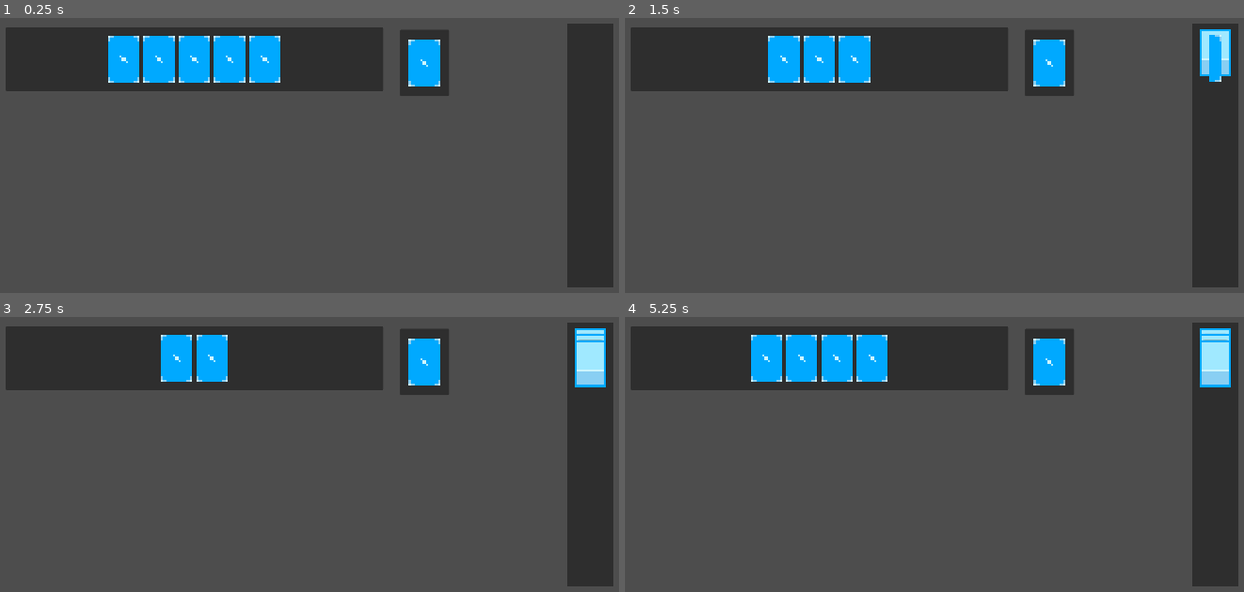
Above: before the commit, frames 1-4 (two rows, left to right).
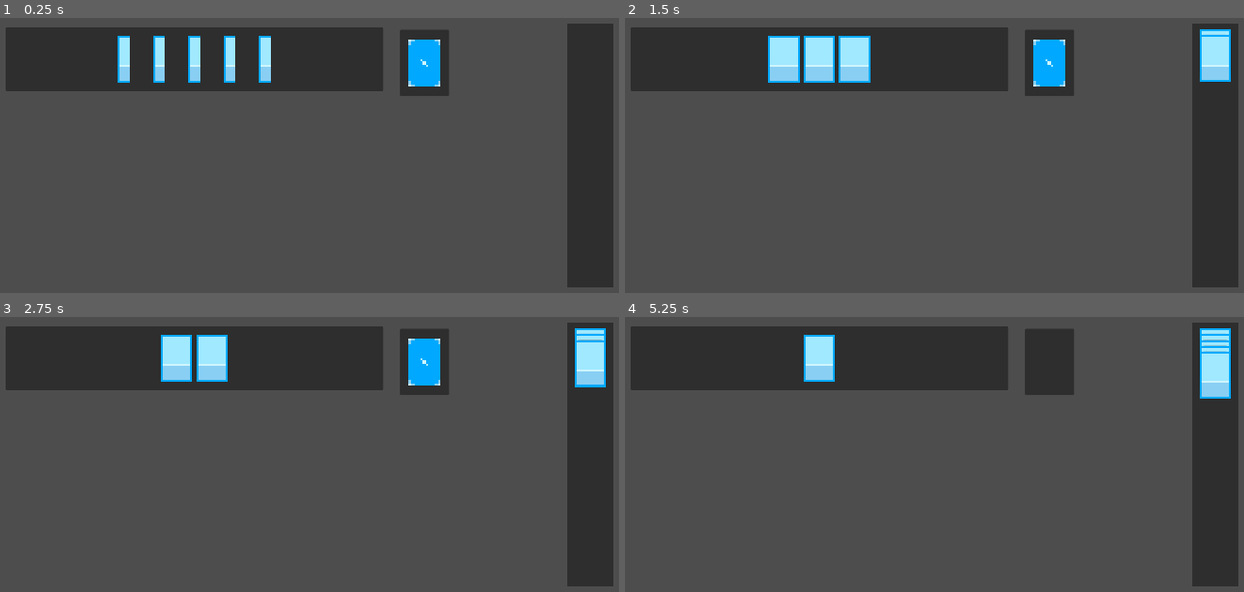
Above: after the commit, the same moments.

Repository: JomardArnaud/symmetrical-couscous
Game: Godot game, scene res://CardWorkshop.tscn
Two runs of this game, one before a commit and one after it. Both use one fixed random seed, a clock stepped at 60 frames per second and the inputs below.
Inputs (mouse positions are in pixels of both pictures, inside the frame that each line leads up to):
- Up to frame 1 (0.25 s): no input
- Up to frame 2 (1.5 s): click (748, 59) at 0.52 s; click (767, 59) at 1.27 s
- Up to frame 3 (2.75 s): click (160, 358) at 2.02 s
- Up to frame 4 (5.25 s): tap Enter at 2.75, 4.25 s; move the mouse to (1052, 361) at 2.77 s; hold Space (draw) 2.78-3.53 s; tap 1 (playCard1, bound only after the commit) at 3.05, 3.6 s; move the mouse to (730, 534) at 3.52 s; tap 2 (playCard2, bound only after the commit) at 3.8 s; move the mouse to (953, 421) at 4.27 s; hold 2 (playCard2, bound only after the commit) 4.28-5.03 s; tap 3 (playCard3, bound only after the commit) at 4.55, 5.1 s; tap Space (draw) at 5 s; move the mouse to (outside the picture) at 5.02 s

The runs differ from the first frame. In frame 1, 3.9% of the frame differs, in the area x 17-46%, y 6-24%; in frame 2, 2.7%; in frame 3, 1.5%; in frame 4, 4.8%, in the area x 20-98%, y 6-30%.

Commit message:
fat refacto hand/deck + start hotkey working

Diff:
--- a/Card.gd
+++ /dev/null
@@ -1,22 +0,0 @@
-class_name Card
-extends Control
-
-signal sendGraveyard()
-
-enum cardType {
-	weapon
-}
-
-var stateAnimCard = ["verso", "recto"]
-
-@export var type : cardType
-
-@onready var recto := false :
-	set (value):
-		recto = value
-		if animationPlayer != null:
-			animationPlayer.play("flip_recto")
-@onready var animationPlayer = %AnimationPlayer
-
-func _on_button_pressed() -> void:
-	emit_signal("sendGraveyard", self)
--- /dev/null
+++ b/Card/Card.gd
@@ -0,0 +1,41 @@
+class_name Card
+extends Control
+
+signal discarded()
+
+signal changeZone()
+
+enum ZoneCard {
+	deck,
+	hand,
+	inPlay,
+	graveyard
+}
+
+enum CardType {
+	weapon
+}
+
+@export var type : CardType
+
+@onready var recto := false :
+	set (value):
+		recto = value
+		if animationPlayer != null:
+			animationPlayer.play("flip_recto")
+@onready var animationPlayer = %AnimationPlayer
+@onready var zone : ZoneCard = ZoneCard.deck:
+	set(nZone):
+		zone = nZone
+@onready var listTriggerEffect : Array[Callable]
+
+func _on_button_pressed() -> void:
+	emit_signal("changeZone", self, ZoneCard.graveyard)
+
+
+##
+# Keyword
+##
+
+func discard() -> void:
+	emit_signal("changeZone", self, ZoneCard.graveyard)
--- a/Card.tscn
+++ b/Card/Card.tscn
@@ -1,7 +1,7 @@
 [gd_scene load_steps=7 format=3 uid="uid://dadhxd2ntmnne"]
 
-[ext_resource type="Script" path="res://Card.gd" id="1_ostwk"]
-[ext_resource type="Texture2D" uid="uid://b27vh385cicuv" path="res://Sprite/cardSpriteSheet.png" id="2_kgp37"]
+[ext_resource type="Script" path="res://Card/Card.gd" id="1_ppe4j"]
+[ext_resource type="Texture2D" uid="uid://b27vh385cicuv" path="res://Sprite/cardSpriteSheet.png" id="2_otxmc"]
 
 [sub_resource type="Theme" id="Theme_423rq"]
 
@@ -99,12 +99,12 @@
 anchor_bottom = 0.5
 grow_horizontal = 2
 grow_vertical = 2
-script = ExtResource("1_ostwk")
+script = ExtResource("1_ppe4j")
 
 [node name="Sprite" type="Sprite2D" parent="."]
 unique_name_in_owner = true
 scale = Vector2(5, 5)
-texture = ExtResource("2_kgp37")
+texture = ExtResource("2_otxmc")
 hframes = 7
 vframes = 2
 frame = 7
--- /dev/null
+++ b/Card/CardHud.gd
@@ -0,0 +1,46 @@
+extends CanvasLayer
+
+
+@onready var deck = %Deck
+@onready var hand = %Hand
+@onready var graveyard = $PanelGraveyard/MarginContainer/VBoxContainer
+
+## bon faudras tej la logique des cartes de l'HUD mais pour l'instant fair enough
+
+@onready var nbCardGraveyard = 0
+@export var nbCardAtBegin : int = 5
+@export var nbHandCardMax : int = 6
+
+# Called when the node enters the scene tree for the first time.
+func _ready() -> void:
+	hand.set("nbHandCardMax", nbHandCardMax)
+	for i in range(nbCardAtBegin):
+		draw()
+
+func _input(event: InputEvent) -> void:
+	if (event.is_action_pressed("draw")):
+		draw()
+
+func draw() -> void:
+	if (!hand.canDraw):
+		return
+	var tmpCard = deck.draw()
+	if tmpCard == null:
+		return
+	hand.addCard(tmpCard)
+	tmpCard.changeZone.connect(changeCardZone)
+
+func getZone(dest: Card.ZoneCard) -> Control:
+	match dest:
+		Card.ZoneCard.deck:
+			return deck
+		Card.ZoneCard.hand:
+			return hand
+		Card.ZoneCard.graveyard:
+			return graveyard
+		_:
+			return null
+
+func changeCardZone(card: Card, dest: Card.ZoneCard) -> void:
+	getZone(card.zone).nbCard -= 1
+	card.reparent(getZone(dest))
--- a/Card/Deck.gd
+++ b/Card/Deck.gd
@@ -1,12 +1,11 @@
 extends Control
 
-@onready var cardScene = preload("res://Card.tscn")
-@onready var nbCardLeft : int = 20 :
+@onready var cardScene = preload("res://Card/Card.tscn")
+@onready var nbCardLeft : int = 6 :
 	set(nLeft):
 		nbCardLeft = nLeft
 		if labelLeftCard != null:
 			labelLeftCard.text = str("Left card" + ("s" if nbCardLeft > 1 else "") + " : " + str(nbCardLeft))
-
 @onready var labelLeftCard = %LabelLeftCard
 
 # Called when the node enters the scene tree for the first time.
@@ -16,11 +15,10 @@
 func draw() -> Card:
 	if nbCardLeft == 0:
 		return null
-	print("test")
 	var tmpCard = cardScene.instantiate()
 	nbCardLeft -= 1
 	if nbCardLeft == 0:
-		%Card.visible = false
+		%Card.queue_free()
 	return tmpCard
 
 func _on_area_2d_mouse_entered() -> void:
--- a/Card/Deck.tscn
+++ b/Card/Deck.tscn
@@ -1,6 +1,6 @@
 [gd_scene load_steps=5 format=3 uid="uid://dvil3pp220rpc"]
 
-[ext_resource type="PackedScene" uid="uid://dadhxd2ntmnne" path="res://Card.tscn" id="1_a2env"]
+[ext_resource type="PackedScene" uid="uid://dadhxd2ntmnne" path="res://Card/Card.tscn" id="1_a2env"]
 [ext_resource type="Script" path="res://Card/Deck.gd" id="1_gsrj4"]
 
 [sub_resource type="RectangleShape2D" id="RectangleShape2D_8flnf"]
@@ -25,30 +25,31 @@
 script = ExtResource("1_gsrj4")
 metadata/_edit_use_anchors_ = true
 
-[node name="PanelContainer" type="PanelContainer" parent="."]
+[node name="CardContainer" type="PanelContainer" parent="."]
+unique_name_in_owner = true
 layout_mode = 0
 offset_right = 125.0
 offset_bottom = 170.0
 metadata/_edit_use_anchors_ = true
 
-[node name="Area2D" type="Area2D" parent="PanelContainer"]
+[node name="Area2D" type="Area2D" parent="CardContainer"]
 disable_mode = 1
 
-[node name="CollisionShape2D" type="CollisionShape2D" parent="PanelContainer/Area2D"]
+[node name="CollisionShape2D" type="CollisionShape2D" parent="CardContainer/Area2D"]
 position = Vector2(63.5, 83.5)
 shape = SubResource("RectangleShape2D_8flnf")
 
-[node name="Card" parent="PanelContainer" instance=ExtResource("1_a2env")]
+[node name="Card" parent="CardContainer" instance=ExtResource("1_a2env")]
 unique_name_in_owner = true
 layout_mode = 2
 size_flags_horizontal = 4
 size_flags_vertical = 4
 
-[node name="Button" type="Button" parent="PanelContainer"]
+[node name="Button" type="Button" parent="CardContainer"]
 modulate = Color(1, 1, 1, 0)
 layout_mode = 2
 
-[node name="LabelLeftCard" type="Label" parent="PanelContainer"]
+[node name="LabelLeftCard" type="Label" parent="CardContainer"]
 unique_name_in_owner = true
 visible = false
 layout_mode = 2
@@ -58,7 +59,7 @@
 theme_override_styles/normal = SubResource("StyleBoxFlat_ynn4j")
 text = "Nb card left = "
 
-[connection signal="mouse_entered" from="PanelContainer" to="." method="_on_panel_container_mouse_entered"]
-[connection signal="mouse_exited" from="PanelContainer" to="." method="_on_panel_container_mouse_exited"]
-[connection signal="mouse_entered" from="PanelContainer/Area2D" to="." method="_on_area_2d_mouse_entered"]
-[connection signal="mouse_exited" from="PanelContainer/Area2D" to="." method="_on_area_2d_mouse_exited"]
+[connection signal="mouse_entered" from="CardContainer" to="." method="_on_panel_container_mouse_entered"]
+[connection signal="mouse_exited" from="CardContainer" to="." method="_on_panel_container_mouse_exited"]
+[connection signal="mouse_entered" from="CardContainer/Area2D" to="." method="_on_area_2d_mouse_entered"]
+[connection signal="mouse_exited" from="CardContainer/Area2D" to="." method="_on_area_2d_mouse_exited"]
--- /dev/null
+++ b/Card/Hand.gd
@@ -0,0 +1,45 @@
+extends Control
+
+@onready var cardContainer = %CardContainer
+@onready var nbCard = 0 :
+	set(nNb):
+		nbCard = nNb
+		canDraw = (cardContainer.get_child_count() < nbHandCardMax)
+@export var nbHandCardMax : int = 6 :
+	set(nNb):
+		nbHandCardMax = clampi(nNb, 0, nNb)
+@onready var canDraw = true
+
+# Called when the node enters the scene tree for the first time.
+func _ready() -> void:
+	pass # Replace with function body.
+
+func _input(event: InputEvent) -> void:
+	if (event.is_action_pressed("playCard1")):
+		if (cardContainer.get_child_count() > 0):
+			cardContainer.get_child(0).discard()
+	if (event.is_action_pressed("playCard2")):
+		if (cardContainer.get_child_count() > 1):
+			cardContainer.get_child(1).discard()
+	if (event.is_action_pressed("playCard3")):
+		if (cardContainer.get_child_count() > 2):
+			cardContainer.get_child(2).discard()
+	if (event.is_action_pressed("playCard4")):
+		if (cardContainer.get_child_count() > 3):
+			cardContainer.get_child(3).discard()
+	if (event.is_action_pressed("playCard5")):
+		if (cardContainer.get_child_count() > 4):
+			cardContainer.get_child(4).discard()
+	if (event.is_action_pressed("playCard6")):
+		if (cardContainer.get_child_count() > 5):
+			cardContainer.get_child(5).discard()
+	pass
+
+func addCard(card: Card) -> void:
+	nbCard += 1
+	cardContainer.add_child(card)
+	card.set("recto", true)
+	card.set("zone", Card.ZoneCard.hand)
+
+func _on_card_container_child_order_changed() -> void:
+	canDraw = (cardContainer.get_child_count() < nbHandCardMax)
--- /dev/null
+++ b/Card/Hand.tscn
@@ -0,0 +1,44 @@
+[gd_scene load_steps=3 format=3 uid="uid://41wnnwltspyk"]
+
+[ext_resource type="Script" path="res://Card/Hand.gd" id="1_65bik"]
+
+[sub_resource type="Theme" id="Theme_c8ivy"]
+
+[node name="PanelHand" type="Control"]
+layout_mode = 3
+anchors_preset = 5
+anchor_left = 0.5
+anchor_right = 0.5
+offset_left = -638.0
+offset_top = 60.0
+offset_right = 325.0
+offset_bottom = 223.0
+grow_horizontal = 2
+size_flags_horizontal = 4
+size_flags_vertical = 4
+theme = SubResource("Theme_c8ivy")
+script = ExtResource("1_65bik")
+
+[node name="Control" type="PanelContainer" parent="."]
+layout_mode = 2
+offset_right = 963.0
+offset_bottom = 163.0
+
+[node name="MarginContainer" type="MarginContainer" parent="Control"]
+layout_mode = 2
+theme_override_constants/margin_left = 144
+theme_override_constants/margin_top = 48
+theme_override_constants/margin_right = 144
+theme_override_constants/margin_bottom = 48
+
+[node name="BoxContainer" type="BoxContainer" parent="Control/MarginContainer"]
+layout_mode = 2
+
+[node name="CardContainer" type="HBoxContainer" parent="Control/MarginContainer/BoxContainer"]
+unique_name_in_owner = true
+layout_mode = 2
+size_flags_horizontal = 6
+size_flags_vertical = 4
+theme_override_constants/separation = 90
+
+[connection signal="child_order_changed" from="Control/MarginContainer/BoxContainer/CardContainer" to="." method="_on_card_container_child_order_changed"]
--- a/CardHud.gd
+++ /dev/null
@@ -1,38 +0,0 @@
-extends CanvasLayer
-
-@onready var handCardContainer = $PanelHand/MarginContainer/BoxContainer/HBoxContainer
-@onready var graveyardCardContainer = $PanelGraveyard/MarginContainer/VBoxContainer
-@onready var deckCardContainer = %Deck
-
-## bon faudras tej la logique des cartes de l'HUD mais pour l'instant fair enough
-@onready var nbCardHand = 0
-@onready var nbCardDeck = 10
-@onready var nbCardGraveyard = 0
-@export var nbCardAtBegin : int = 5
-@export var nbHandCardMax : int = 8
-
-# Called when the node enters the scene tree for the first time.
-func _ready() -> void:
-	for i in range(nbCardAtBegin):
-		draw()
-
-func _input(event: InputEvent) -> void:
-	if (event.is_action_pressed("draw")):
-		draw()
-
-func draw() -> void:
-	if (nbCardHand < nbHandCardMax):
-		nbCardHand += 1
-	else:
-		return
-	var tmpCard = deckCardContainer.draw()
-	if tmpCard == null:
-		return
-	handCardContainer.add_child(tmpCard)
-	tmpCard.set("faceUp", true)
-	tmpCard.sendGraveyard.connect(sendGraveyard)
-
-func sendGraveyard(card: Card) -> void:
-	nbCardHand -= 1
-	card.reparent(graveyardCardContainer)
-	card.set("recto", true)
--- a/CardWorkshop.tscn
+++ b/CardWorkshop.tscn
@@ -1,44 +1,25 @@
-[gd_scene load_steps=4 format=3 uid="uid://bavu3ibe51njn"]
+[gd_scene load_steps=5 format=3 uid="uid://bavu3ibe51njn"]
 
-[ext_resource type="Script" path="res://CardHud.gd" id="1_w5hm5"]
+[ext_resource type="Script" path="res://Card/CardHud.gd" id="1_8afld"]
+[ext_resource type="PackedScene" uid="uid://41wnnwltspyk" path="res://Card/Hand.tscn" id="2_fphsp"]
 [ext_resource type="PackedScene" uid="uid://dvil3pp220rpc" path="res://Card/Deck.tscn" id="3_wjg26"]
-
-[sub_resource type="Theme" id="Theme_c8ivy"]
+[ext_resource type="Script" path="res://Card/Hand.gd" id="4_h32ap"]
 
 [node name="CardWorkshop" type="Node2D"]
 
 [node name="CardHud" type="CanvasLayer" parent="."]
-script = ExtResource("1_w5hm5")
+script = ExtResource("1_8afld")
 
-[node name="PanelHand" type="PanelContainer" parent="CardHud"]
-anchors_preset = 5
-anchor_left = 0.5
-anchor_right = 0.5
-offset_left = -638.0
-offset_top = 60.0
-offset_right = 325.0
-offset_bottom = 223.0
-grow_horizontal = 2
-size_flags_horizontal = 4
-size_flags_vertical = 4
-theme = SubResource("Theme_c8ivy")
+[node name="Deck" parent="CardHud" instance=ExtResource("3_wjg26")]
+unique_name_in_owner = true
+offset_left = 1328.0
+offset_top = 66.0
+offset_right = 1328.0
+offset_bottom = 66.0
 
-[node name="MarginContainer" type="MarginContainer" parent="CardHud/PanelHand"]
-layout_mode = 2
-theme_override_constants/margin_left = 144
-theme_override_constants/margin_top = 48
-theme_override_constants/margin_right = 144
-theme_override_constants/margin_bottom = 48
-
-[node name="BoxContainer" type="BoxContainer" parent="CardHud/PanelHand/MarginContainer"]
-layout_mode = 2
-
-[node name="HBoxContainer" type="HBoxContainer" parent="CardHud/PanelHand/MarginContainer/BoxContainer"]
+[node name="Hand" parent="CardHud" instance=ExtResource("2_fphsp")]
 unique_name_in_owner = true
-layout_mode = 2
-size_flags_horizontal = 6
-size_flags_vertical = 4
-theme_override_constants/separation = 90
+script = ExtResource("4_h32ap")
 
 [node name="PanelGraveyard" type="PanelContainer" parent="CardHud"]
 offset_left = 1754.0
@@ -57,10 +38,3 @@
 size_flags_vertical = 0
 theme_override_constants/separation = 15
 alignment = 1
-
-[node name="Deck" parent="CardHud" instance=ExtResource("3_wjg26")]
-unique_name_in_owner = true
-offset_left = 1328.0
-offset_top = 66.0
-offset_right = 1328.0
-offset_bottom = 66.0
--- a/project.godot
+++ b/project.godot
@@ -30,6 +30,36 @@
 "events": [Object(InputEventKey,"resource_local_to_scene":false,"resource_name":"","device":-1,"window_id":0,"alt_pressed":false,"shift_pressed":false,"ctrl_pressed":false,"meta_pressed":false,"pressed":false,"keycode":0,"physical_keycode":32,"key_label":0,"unicode":32,"echo":false,"script":null)
 ]
 }
+playCard1={
+"deadzone": 0.5,
+"events": [Object(InputEventKey,"resource_local_to_scene":false,"resource_name":"","device":-1,"window_id":0,"alt_pressed":false,"shift_pressed":false,"ctrl_pressed":false,"meta_pressed":false,"pressed":false,"keycode":0,"physical_keycode":49,"key_label":0,"unicode":49,"echo":false,"script":null)
+]
+}
+playCard2={
+"deadzone": 0.5,
+"events": [Object(InputEventKey,"resource_local_to_scene":false,"resource_name":"","device":-1,"window_id":0,"alt_pressed":false,"shift_pressed":false,"ctrl_pressed":false,"meta_pressed":false,"pressed":false,"keycode":0,"physical_keycode":50,"key_label":0,"unicode":233,"echo":false,"script":null)
+]
+}
+playCard3={
+"deadzone": 0.5,
+"events": [Object(InputEventKey,"resource_local_to_scene":false,"resource_name":"","device":-1,"window_id":0,"alt_pressed":false,"shift_pressed":false,"ctrl_pressed":false,"meta_pressed":false,"pressed":false,"keycode":0,"physical_keycode":51,"key_label":0,"unicode":34,"echo":false,"script":null)
+]
+}
+playCard4={
+"deadzone": 0.5,
+"events": [Object(InputEventKey,"resource_local_to_scene":false,"resource_name":"","device":-1,"window_id":0,"alt_pressed":false,"shift_pressed":false,"ctrl_pressed":false,"meta_pressed":false,"pressed":false,"keycode":0,"physical_keycode":52,"key_label":0,"unicode":39,"echo":false,"script":null)
+]
+}
+playCard5={
+"deadzone": 0.5,
+"events": [Object(InputEventKey,"resource_local_to_scene":false,"resource_name":"","device":-1,"window_id":0,"alt_pressed":false,"shift_pressed":false,"ctrl_pressed":false,"meta_pressed":false,"pressed":false,"keycode":0,"physical_keycode":53,"key_label":0,"unicode":40,"echo":false,"script":null)
+]
+}
+playCard6={
+"deadzone": 0.5,
+"events": [Object(InputEventKey,"resource_local_to_scene":false,"resource_name":"","device":-1,"window_id":0,"alt_pressed":false,"shift_pressed":false,"ctrl_pressed":false,"meta_pressed":false,"pressed":false,"keycode":0,"physical_keycode":54,"key_label":0,"unicode":45,"echo":false,"script":null)
+]
+}
 
 [rendering]
 
